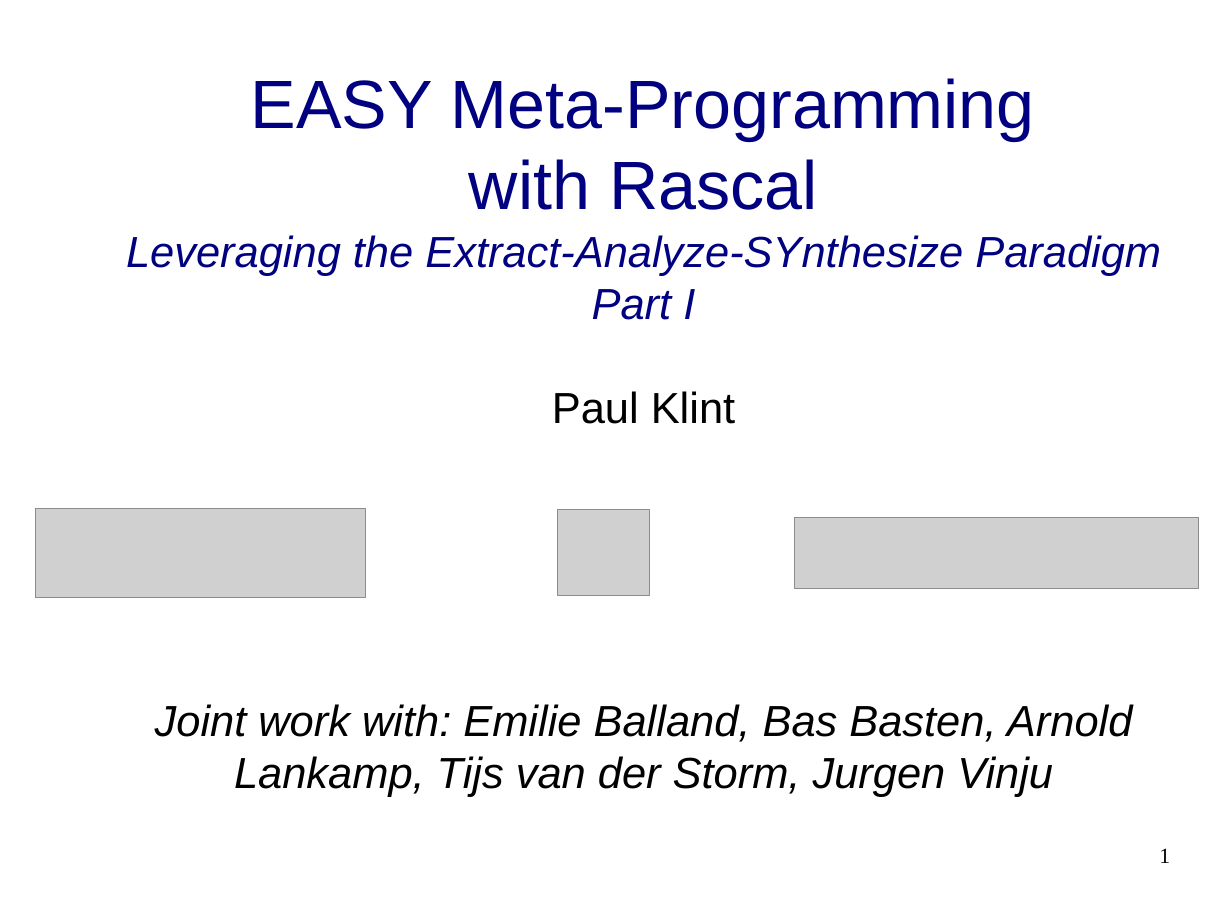
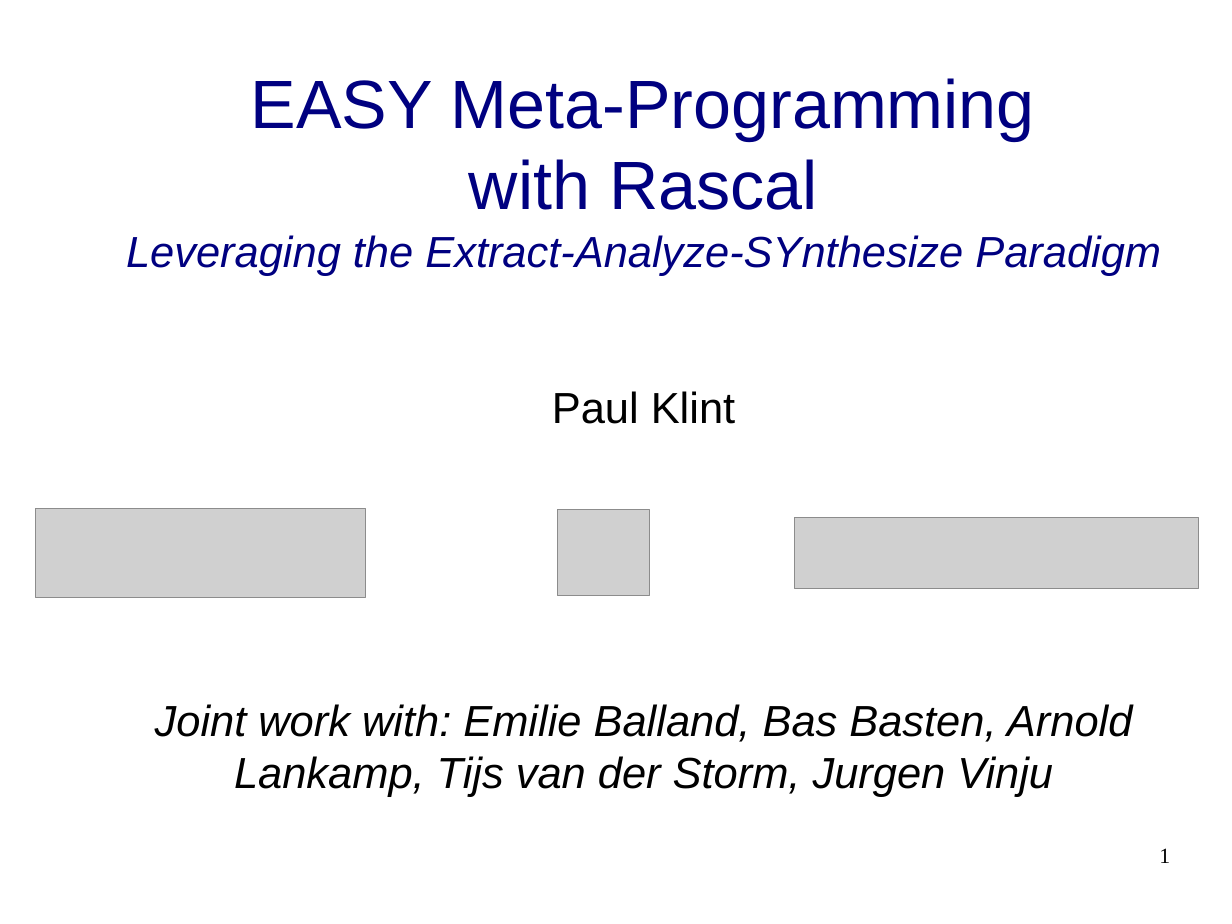
Before and after one commit to cwi-swat/meta-environment, a slide deck: slide 1 of meta-doc/analysis/rascal-slides/rascal-slides.odp. Drawn at 1232x924 pixels with LibreOffice and Linux fonts; fonts in the diff are those of the drawing; grey boxes stand for pictures; background and template pictures are left out. Boxes give left, top, right and bottom in pixels: in the first picture for what was removed or moved away, otherwise in the second. Text is boxed around its words. In the diff, an @@ line names an element or a change of style, - is before the commit and + after.

```diff
--- a/meta-doc/analysis/rascal-slides/rascal-slides.odp
+++ b/meta-doc/analysis/rascal-slides/rascal-slides.odp
@@ title at (x1=126, y1=78, x2=1161, y2=797): text changed @@
-EASY Meta-Programming
-with Rascal
-Leveraging the Extract-Analyze-SYnthesize Paradigm
-Part I
-Paul Klint
-Joint work with: Emilie Balland, Bas Basten, Arnold Lankamp, Tijs van der Storm, Jurgen Vinju
+EASY Meta-Programming
+with Rascal
+Leveraging the Extract-Analyze-SYnthesize Paradigm
+Paul Klint
+Joint work with: Emilie Balland, Bas Basten, Arnold Lankamp, Tijs van der Storm, Jurgen Vinju
```
Also in this commit, not shown: 20 other slides changed, 2 slides added, 16 slides removed, 1 other file.
